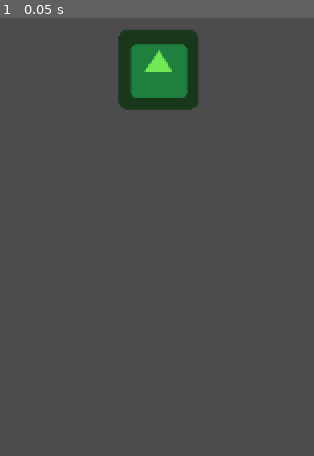
Above: before the commit, frame 1.
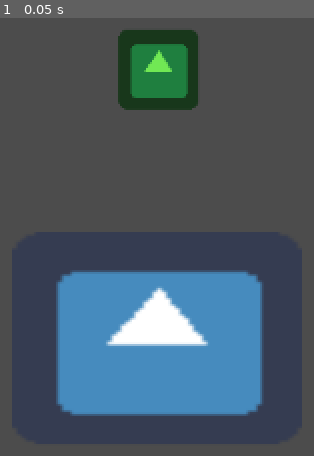
Above: after the commit, the same moment.

Repository: mirogon/Archaeology
Game: Godot game, scene res://Scenes/NavigationTest.tscn
Two runs of this game, one before a commit and one after it. Both use one fixed random seed, a clock stepped at 60 frames per second and the inputs below. This scene is started directly instead of the project's main scene. The engine's default icon, where the game draws it, is replaced by a stand-in: a white triangle on a blue panel in a dark square.
Inputs:
- Up to frame 1 (0.05 s): no input

The runs differ from the first frame. In frame 1, 22% of the frame differs, in the area x 17-84%, y 57-91%.
Error after the commit: Invalid get index '0' (on base: 'PoolVector2Array'). (res://Scripts/Navigation2D.gd:19)

Commit message:
Navigation System movement

Diff:
--- a/Scenes/NavigationTest.tscn
+++ b/Scenes/NavigationTest.tscn
@@ -7,12 +7,13 @@
 extents = Vector2( 31, 31 )
 
 [sub_resource type="NavigationPolygon" id=1]
-vertices = PoolVector2Array( -284, -217, 465, -218, 255, -35, -63, -35, 462, 389, 252, 202, -276, 383, -73, 200 )
+vertices = PoolVector2Array( -284, -217, 465, -218, 255, -35, -71, -38, 462, 389, 252, 202, -276, 383, -73, 200 )
 polygons = [ PoolIntArray( 0, 1, 2, 3 ), PoolIntArray( 2, 1, 4, 5 ), PoolIntArray( 5, 4, 6, 7 ), PoolIntArray( 7, 6, 0, 3 ) ]
-outlines = [ PoolVector2Array( -284, -217, 465, -218, 462, 389, -276, 383 ), PoolVector2Array( -63, -35, 255, -35, 252, 202, -73, 200 ) ]
+outlines = [ PoolVector2Array( -284, -217, 465, -218, 462, 389, -276, 383 ), PoolVector2Array( -71, -38, 255, -35, 252, 202, -73, 200 ) ]
 
 [node name="Navigation2D" type="Navigation2D"]
 script = ExtResource( 2 )
+move_speed = 100
 
 [node name="Npc" type="Area2D" parent="."]
 position = Vector2( -6, -162 )
@@ -33,3 +34,8 @@
 [node name="NavigationPolygonInstance" type="NavigationPolygonInstance" parent="."]
 position = Vector2( -98, -30 )
 navpoly = SubResource( 1 )
+
+[node name="Obstacle" type="Sprite" parent="."]
+position = Vector2( -7, 53 )
+scale = Vector2( 3.625, 2.65625 )
+texture = ExtResource( 1 )
--- a/Scripts/Navigation2D.gd
+++ b/Scripts/Navigation2D.gd
@@ -1,18 +1,12 @@
 extends Navigation2D
-
-var destination: Vector2
-var npc
 var closestPath
 var currentPointIndex
 var destination_reached
+export var move_speed = 50
 
 func _ready():
-	var goalNode: Node2D = $Goal
-	destination = goalNode.position
 
-	npc = $Npc
-
-	closestPath = get_simple_path(npc.position, destination)
+	closestPath = get_simple_path($Npc.position, $Goal.position)
 	closestPath.remove(0)
 
 	print(closestPath.size())
@@ -21,13 +15,22 @@
 	currentPointIndex = 0
 	destination_reached = false
 
-func move_to_next_point():
-	npc.position = closestPath[currentPointIndex]
-	currentPointIndex += 1
-	if(currentPointIndex >= closestPath.size()):
-		destination_reached = true
+func get_current_destination():
+	var distance_to_point_vector: Vector2 = closestPath[currentPointIndex] - $Npc.position
+	var distance_to_point: float = abs(distance_to_point_vector.length())
+	if(distance_to_point < 10):
+		currentPointIndex += 1
+		if(currentPointIndex >= closestPath.size()):
+			destination_reached = true
+			currentPointIndex -= 1
+	return closestPath[currentPointIndex]
+
+func move_closer_to(destination: Vector2, speed_times_delta):
+	var direction: Vector2 = destination - $Npc.position
+	direction = direction.normalized()
+	$Npc.position += direction * speed_times_delta
 
 func _process(delta):
-	if(destination_reached == false):
-		if(Input.is_action_just_pressed("ui_down")):
-			move_to_next_point()
+	if(!destination_reached):
+		var next_destination = get_current_destination()
+		move_closer_to(next_destination, move_speed * delta)
